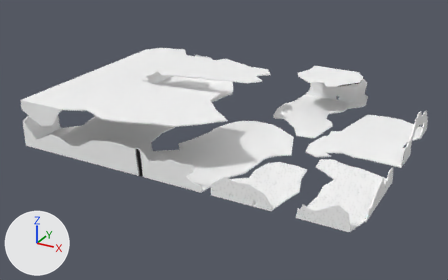
Two versions of the Blender file Assets/Models/Environment/Scenes/Tutorial/tutorial_facilityRoomZinc2.blend, one commit apart.
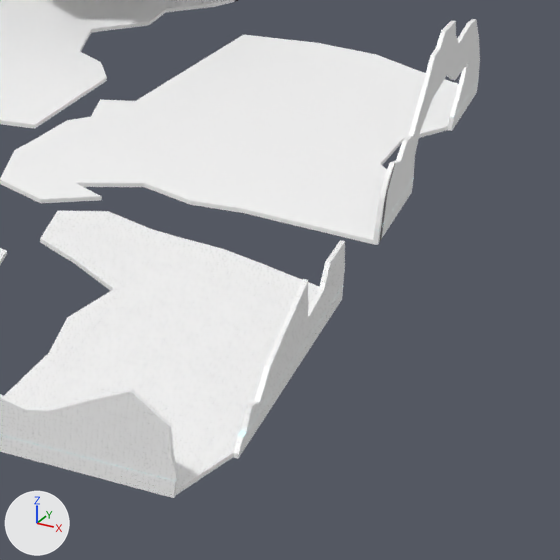
Old and new are each drawn whole from a 50 mm camera at (176.0, -367.0, 231.0) aimed at (-84.0, 106.0, -5.0) and again close up on the part from 68% to 100% of the width and 38% to 89% of the height. Arrows for +X, +Y and +Z are at lower left; the lights stay in place.
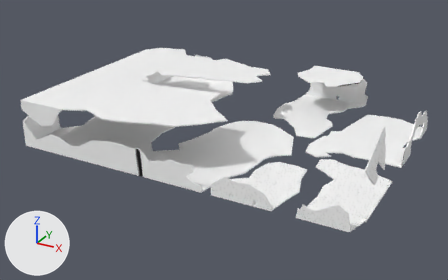
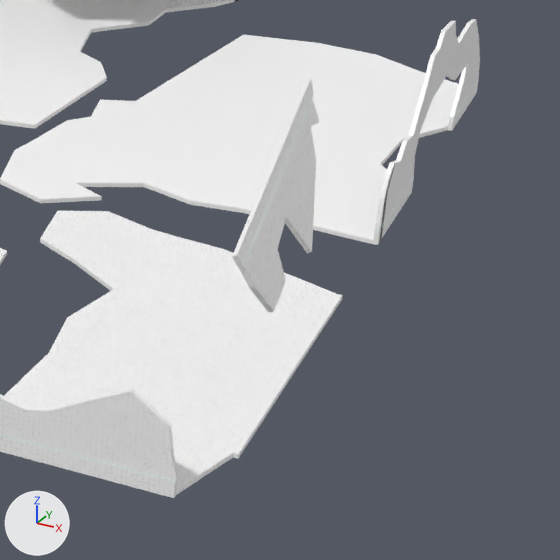
Changed parts and their boxes (x1, y1, x2, y2) in the close-ups (560 x 560 px; the box of a moved part takes in the faces that stretch with it):
'Cube.002', reshaped: before (0, 211, 345, 498); after (0, 79, 343, 498)
part 1 of me_cube_001, moved or reshaped: before (233, 240, 345, 454); after (232, 79, 342, 454)

Patch to the scene script:
```diff
--- a/Assets/Models/Environment/Scenes/Tutorial/tutorial_facilityRoomZinc2.blend.py
+++ b/Assets/Models/Environment/Scenes/Tutorial/tutorial_facilityRoomZinc2.blend.py
@@ me_cube_001 @@
 # used by ob_cube_002; location = (60.0, 0.0, 0.0)
-me_cube_001.from_pydata(...)  # 200 vertices, 196 faces; spans x -45.7..20.0, y 0.0..104.9, z -1.0..18.0
+me_cube_001.from_pydata(...)  # 210 vertices, 198 faces; spans x -45.7..24.2, y 0.0..104.9, z -1.0..49.4
+# me_cube_001 part 1
+# 36 vertices are removed from x 19.0..20.0, y 20.5..89.6, z 2.5..14.0
+# 42 faces are deleted
+# 2 vertices move from x 19.0..20.0, y 57.5, z 18.0 to x 22.2..23.1, y 44.4..44.5, z 29.9..30.3
+# 39 vertices are added at x 9.9..23.3, y 10.1..81.0, z 31.0..49.4
+# 7 new vertices lie (0.9, 0.1, 0.5) away from vertices in x 11.2..23.3, y 10.1..79.2, z 31.0..46.6
+# 34 new faces join them, mat_tile (picture img_tile_png)
+# 10 new faces join them, mat_light (cyan #a3d9da)
 me_cube_001.materials.append(mat_tile)
```
